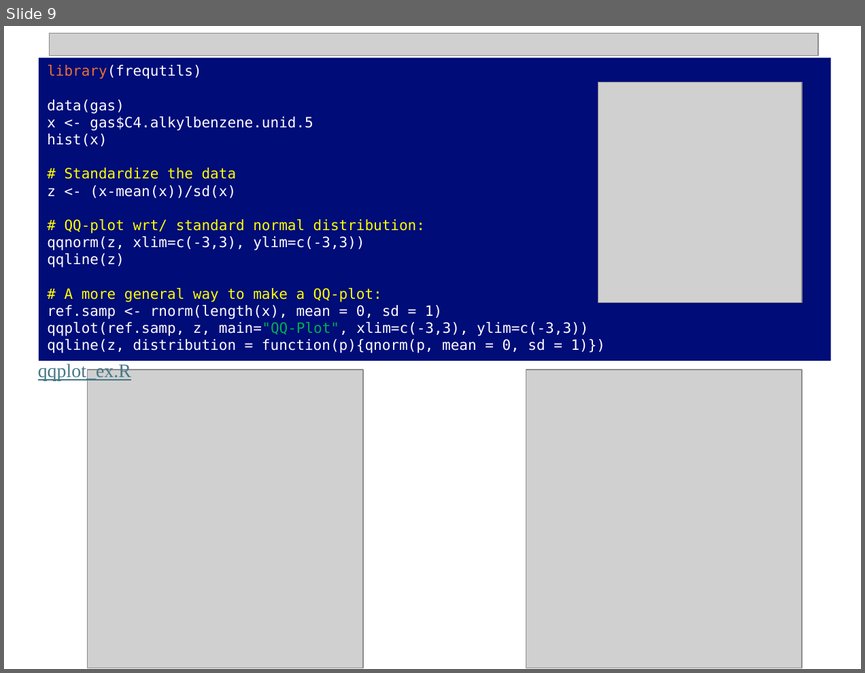
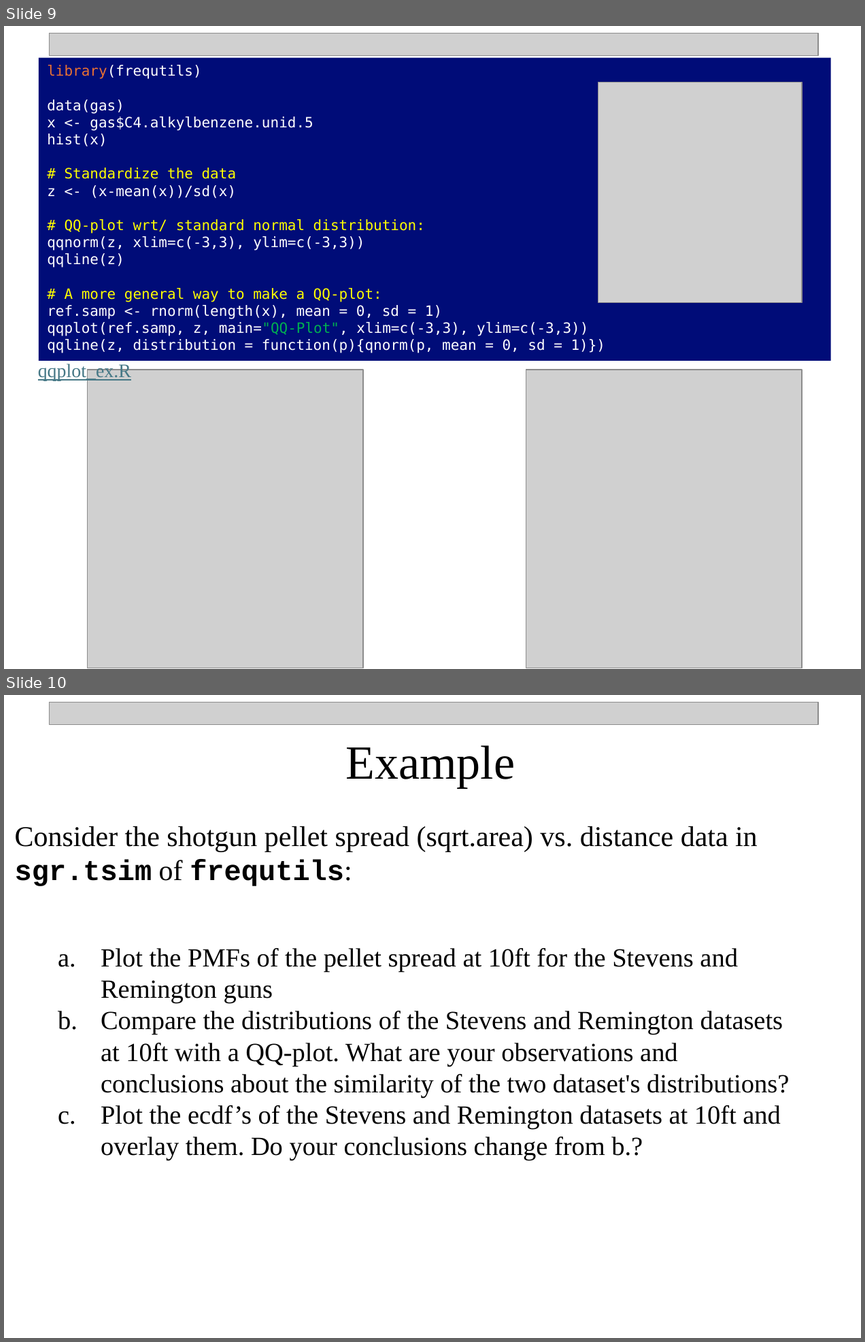
Before and after one commit to npetraco/709, a slide deck: Laboratories/Lab3/pdf_cdf_tutorial_workshop.pptx. Shown one above the other, each under a label of ours: slide 9 before the commit, slides 9 and 10 after it. The pictures are 865x673 and 865x1342 pixels, drawn with LibreOffice and Linux fonts; fonts in the diff are those of the drawing; grey boxes stand for pictures. Boxes give left, top, right and bottom in pixels: in the first picture for what was removed or moved away, otherwise in the second. Text is boxed around its words. In the diff, an @@ line names an element or a change of style, - is before the commit and + after.

```diff
--- a/Laboratories/Lab3/pdf_cdf_tutorial_workshop.pptx
+++ b/Laboratories/Lab3/pdf_cdf_tutorial_workshop.pptx
@@ slide 10 added at [4,695,861,1338], background #FFFFFF @@
@@ picture added at [50,702,818,724] @@
@@ text added at [346,745,515,787], 40 pt, text #000000 @@
+Example
@@ text added at [15,826,757,886], 24 pt, text #000000 @@
+Consider the shotgun pellet spread (sqrt.area) vs. distance data in sgr.tsim of frequtils:
@@ text added at [101,948,789,1160], 22 pt, text #000000 @@
+a. Plot the PMFs of the pellet spread at 10ft for the Stevens and Remington guns
+b. Compare the distributions of the Stevens and Remington datasets at 10ft with a QQ-plot. What are your observations and conclusions about the similarity of the two dataset's distributions?
+c. Plot the ecdf’s of the Stevens and Remington datasets at 10ft and overlay them. Do your conclusions change from b.?
```
Also in this commit, not shown: 1 other slide added, 1 other file.
